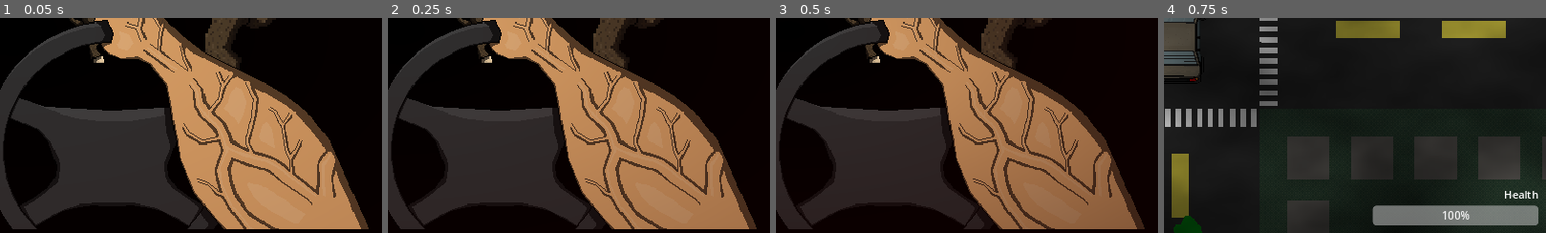
Above: before the commit, frames 1-4 (left to right).
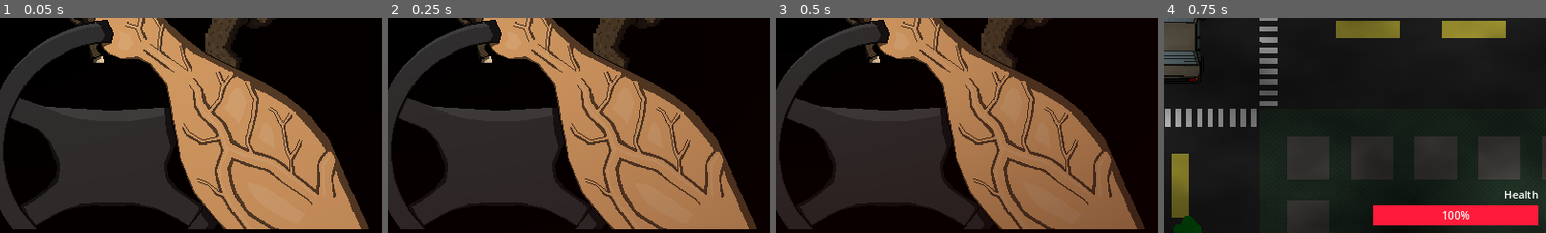
Above: after the commit, the same moments.

Repository: LeBulldoge/torqueterror
Game: Godot game, scene res://ui/main_menu.tscn
Same seed, same stepped clock (60 frames per second), same inputs: the game is played once before the commit and once after it. The engine's default icon, where the game draws it, is replaced by a stand-in: a white triangle on a blue panel in a dark square.
Inputs:
- Up to frame 1 (0.05 s): no input
- Up to frame 2 (0.25 s): no input
- Up to frame 3 (0.5 s): no input
- Up to frame 4 (0.75 s): click "Start Game" at 0.5 s
The pictures show only the part of the screen within x 48-98%, y 47-97%; the shares and areas given below are measured in that part.

Frames 1-3 are identical in both runs. In frame 4, 4.0% of the frame differs, in the area x 54-98%, y 87-97%.

Commit message:
Added flashing effect to progress bars

Diff:
--- /dev/null
+++ b/ui/flashing_bar.gd
@@ -0,0 +1,25 @@
+class_name FlashingBar
+extends ProgressBar
+
+
+@export var flash_duration := 0.1
+@export var flash_color := Color.WHITE
+
+@onready var style = get("theme_override_styles/fill")
+@onready var original_color = style.bg_color
+
+var flash_tween: Tween
+
+
+func _ready():
+    assert(value_changed.is_connected(_on_value_changed), "Connect value changed")
+    assert(style, "Fill style required")
+
+
+func _on_value_changed(_value):
+    if flash_tween:
+        flash_tween.kill
+
+    flash_tween = create_tween()
+    flash_tween.tween_property(style, "bg_color", flash_color, flash_duration)
+    flash_tween.tween_property(style, "bg_color", original_color, flash_duration)
--- a/ui/hud.tscn
+++ b/ui/hud.tscn
@@ -1,6 +1,13 @@
-[gd_scene load_steps=2 format=3 uid="uid://dlquo6hrey02w"]
+[gd_scene load_steps=5 format=3 uid="uid://dlquo6hrey02w"]
 
 [ext_resource type="Script" path="res://ui/hud.gd" id="1_exnb2"]
+[ext_resource type="Script" path="res://ui/flashing_bar.gd" id="2_bvot2"]
+
+[sub_resource type="StyleBoxFlat" id="StyleBoxFlat_q2ei7"]
+bg_color = Color(0.329412, 0.917647, 0.882353, 1)
+
+[sub_resource type="StyleBoxFlat" id="StyleBoxFlat_1boq8"]
+bg_color = Color(1, 0.105882, 0.223529, 1)
 
 [node name="HUD" type="CanvasLayer"]
 script = ExtResource("1_exnb2")
@@ -37,7 +44,9 @@
 layout_mode = 2
 size_flags_horizontal = 0
 size_flags_vertical = 8
+theme_override_styles/fill = SubResource("StyleBoxFlat_q2ei7")
 max_value = 2.08165e-12
+script = ExtResource("2_bvot2")
 
 [node name="Health" type="VBoxContainer" parent="MarginContainer"]
 layout_mode = 2
@@ -55,4 +64,10 @@
 size_flags_horizontal = 8
 size_flags_vertical = 8
 size_flags_stretch_ratio = 7.96
+theme_override_styles/fill = SubResource("StyleBoxFlat_1boq8")
 step = 1.0
+value = 100.0
+script = ExtResource("2_bvot2")
+
+[connection signal="value_changed" from="MarginContainer/Experience/ProgressBar" to="MarginContainer/Experience/ProgressBar" method="_on_value_changed"]
+[connection signal="value_changed" from="MarginContainer/Health/HealthBar" to="MarginContainer/Health/HealthBar" method="_on_value_changed"]
